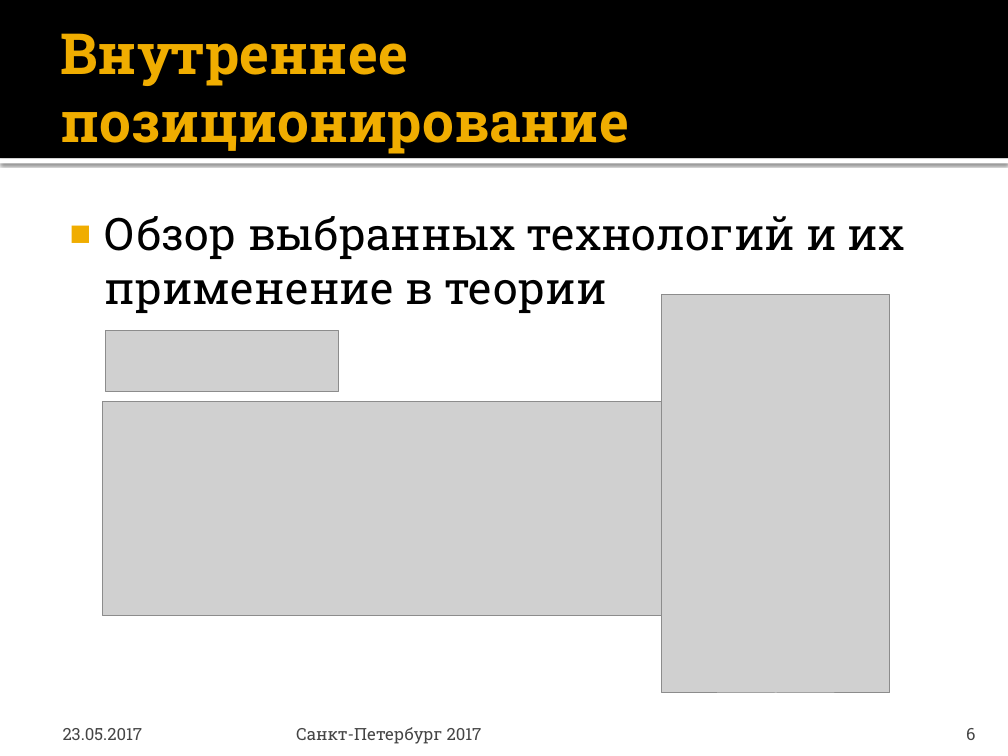
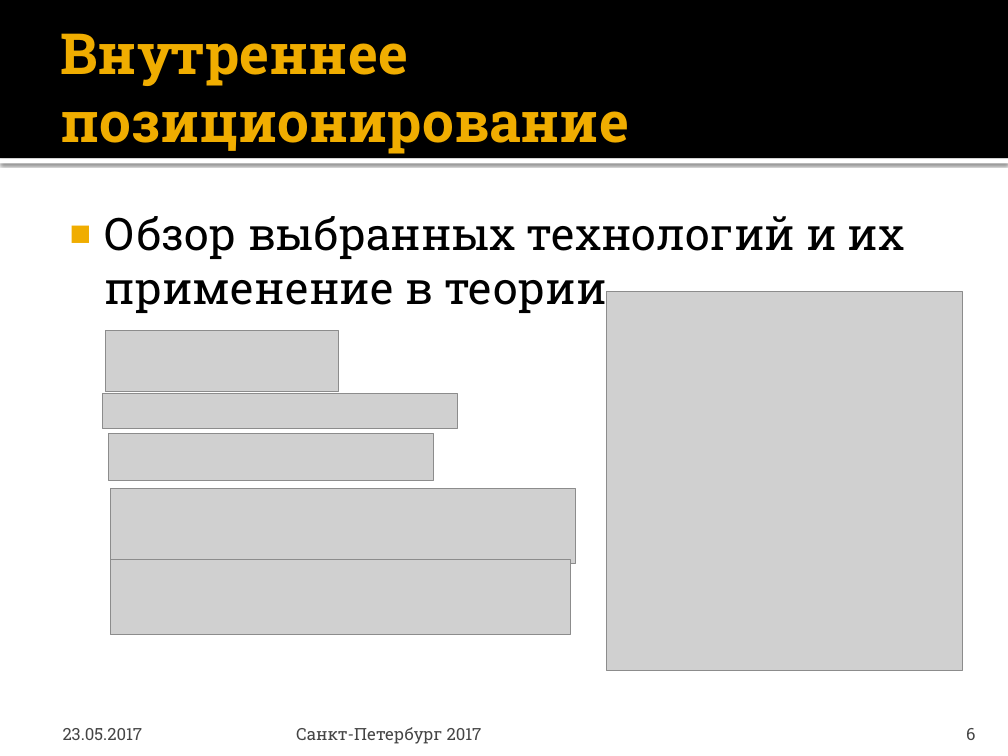
Before and after one commit to Serentiny/Unity, a slide deck: slide 6 of Внутреннее позиционирование.pptx. Drawn at 1008x756 pixels with LibreOffice and Linux fonts; fonts in the diff are those of the drawing; grey boxes stand for pictures. Boxes give left, top, right and bottom in pixels: in the first picture for what was removed or moved away, otherwise in the second. Text is boxed around its words. In the diff, an @@ line names an element or a change of style, - is before the commit and + after.

```diff
--- a/Внутреннее позиционирование.pptx
+++ b/Внутреннее позиционирование.pptx
@@ picture: place and size @@
-picture at <box>661,295,890,694</box>
+picture at <box>607,291,963,670</box>
@@ picture removed at <box>103,401,781,615</box> @@
@@ picture added at <box>103,394,458,428</box> @@
@@ picture added at <box>109,433,433,481</box> @@
@@ picture added at <box>110,488,575,563</box> @@
@@ picture added at <box>110,559,570,635</box> @@
```
Also in this commit, not shown: 5 other slides changed, 5 slides added.
